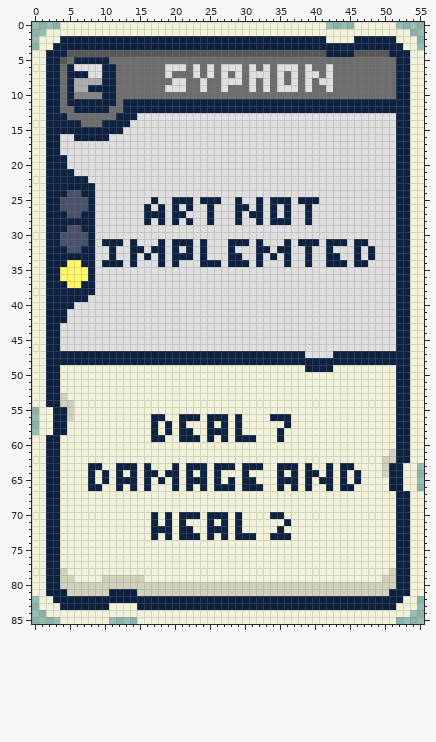
File history of a sprite sheet, Art/Cards/027 Syphon.png. The picture above is the old version.
The file is 56x86 pixels.
The result:
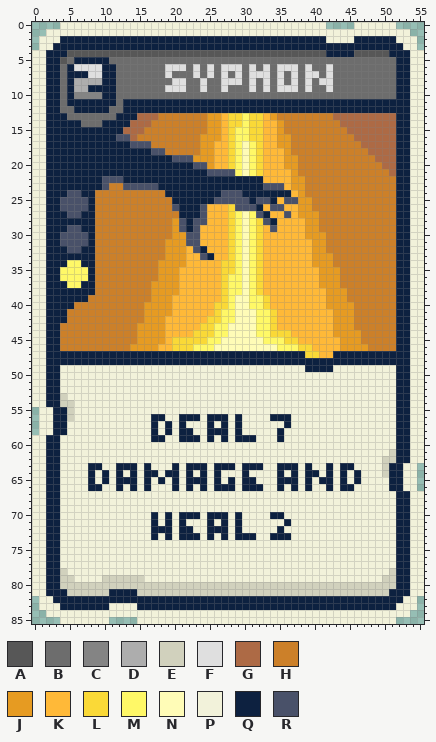
Palette (. is transparent): A #575757  B #6d6d6d  C #848484  D #adadad  E #d1d1bd  F #dfdfdf  G #ad6a45  H #cc8029  J #e69b22  K #ffb938  L #fad937  M #fff867  N #fffcb7  P #f2f2da  Q #0d2140  R #495169
From old to new:
@@ x 0..55 @@
 12 PPQQBBQQQQQBBQQQQQQQQQQQQQQQQQQQQQQQQQQQQQQQQQQQQQQQQQPP
-13 PPQQQBBBBBBBQQQFFFFFFFFFFFFFFFFFFFFFFFFFFFFFFFFFFFFFQQPP
-14 PPQQQQQBBBQQQQFFFFFFFFFFFFFFFFFFFFFFFFFFFFFFFFFFFFFFQQPP
-15 PPQQQQQQQQQQQFFFFFFFFFFFFFFFFFFFFFFFFFFFFFFFFFFFFFFFQQPP
-16 PPQQFFQQQQQFFFFFFFFFFFFFFFFFFFFFFFFFFFFFFFFFFFFFFFFFQQPP
-17 PPQQFFFFFFFFFFFFFFFFFFFFFFFFFFFFFFFFFFFFFFFFFFFFFFFFQQPP
-18 PPQQFFFFFFFFFFFFFFFFFFFFFFFFFFFFFFFFFFFFFFFFFFFFFFFFQQPP
-19 PPQQQFFFFFFFFFFFFFFFFFFFFFFFFFFFFFFFFFFFFFFFFFFFFFFFQQPP
-20 PPQQQFFFFFFFFFFFFFFFFFFFFFFFFFFFFFFFFFFFFFFFFFFFFFFFQQPP
-21 PPQQQQFFFFFFFFFFFFFFFFFFFFFFFFFFFFFFFFFFFFFFFFFFFFFFQQPP
-22 PPQQQQQQFFFFFFFFFFFFFFFFFFFFFFFFFFFFFFFFFFFFFFFFFFFFQQPP
-23 PPQQQQQQQFFFFFFFFFFFFFFFFFFFFFFFFFFFFFFFFFFFFFFFFFFFQQPP
-24 PPQQQRRQQFFFFFFFFFFFFFFFFFFFFFFFFFFFFFFFFFFFFFFFFFFFQQPP
-25 PPQQRRRRQFFFFFFFFQFFQQQFQQQFFQFFQFQQQFQQQFFFFFFFFFFFQQPP
-26 PPQQRRRRQFFFFFFFQFQFQFQFFQFFFQQFQFQFQFFQFFFFFFFFFFFFQQPP
-27 PPQQQRRQQFFFFFFFQQQFQQFFFQFFFQFQQFQFQFFQFFFFFFFFFFFFQQPP
-28 PPQQQQQQQFFFFFFFQFQFQFQFFQFFFQFFQFQQQFFQFFFFFFFFFFFFQQPP
-29 PPQQQRRQQFFFFFFFFFFFFFFFFFFFFFFFFFFFFFFFFFFFFFFFFFFFQQPP
-30 PPQQRRRRQFFFFFFFFFFFFFFFFFFFFFFFFFFFFFFFFFFFFFFFFFFFQQPP
-31 PPQQRRRRQFQQQFQFFFQFQQQFQFFFQQQFQFFFQFQQQFQQQFQQFFFFQQPP
-32 PPQQQRRQQFFQFFQQFQQFQFQFQFFFQFFFQQFQQFFQFFQFFFQFQFFFQQPP
-33 PPQQQQQQQFFQFFQFQFQFQQQFQFFFQQFFQFQFQFFQFFQQFFQFQFFFQQPP
-34 PPQQQMMQQFQQQFQFFFQFQFFFQQQFQQQFQFFFQFFQFFQQQFQQFFFFQQPP
-35 PPQQMMMMQFFFFFFFFFFFFFFFFFFFFFFFFFFFFFFFFFFFFFFFFFFFQQPP
-36 PPQQMMMMQFFFFFFFFFFFFFFFFFFFFFFFFFFFFFFFFFFFFFFFFFFFQQPP
-37 PPQQQMMQQFFFFFFFFFFFFFFFFFFFFFFFFFFFFFFFFFFFFFFFFFFFQQPP
-38 PPQQQQQQQFFFFFFFFFFFFFFFFFFFFFFFFFFFFFFFFFFFFFFFFFFFQQPP
-39 PPQQQQQQFFFFFFFFFFFFFFFFFFFFFFFFFFFFFFFFFFFFFFFFFFFFQQPP
-40 PPQQQQFFFFFFFFFFFFFFFFFFFFFFFFFFFFFFFFFFFFFFFFFFFFFFQQPP
-41 PPQQQFFFFFFFFFFFFFFFFFFFFFFFFFFFFFFFFFFFFFFFFFFFFFFFQQPP
-42 PPQQQFFFFFFFFFFFFFFFFFFFFFFFFFFFFFFFFFFFFFFFFFFFFFFFQQPP
-43 PPQQFFFFFFFFFFFFFFFFFFFFFFFFFFFFFFFFFFFFFFFFFFFFFFFFQQPP
-44 PPQQFFFFFFFFFFFFFFFFFFFFFFFFFFFFFFFFFFFFFFFFFFFFFFFFQQPP
-45 PPQQFFFFFFFFFFFFFFFFFFFFFFFFFFFFFFFFFFFFFFFFFFFFFFFFQQPP
-46 PPQQFFFFFFFFFFFFFFFFFFFFFFFFFFFFFFFFFFFFFFFFFFFFFFFFQQPP
-47 PPQQQQQQQQQQQQQQQQQQQQQQQQQQQQQQQQQQQQQFFFFQQQQQQQQQQQPP
+13 PPQQQBBBBBBBQQQGGGHHHHHHHJJKLLMLLKJHHHHHHHHGGGGGGGGGQQPP
+14 PPQQQQQBBBQQQQGGGHHHHHHHHJJKLLMLLKKJHHHHHHHHGGGGGGGGQQPP
+15 PPQQQQQQQQQQQGGGHHHHHHHHHJJKLMMLLKKJHHHHHHHHHGGGGGGGQQPP
+16 PPQQQQQQQQQQRRGHHHHHHHHHJJJKLMMLLKKJJHHHHHHHHHGGGGGGQQPP
+17 PPQQQQQQQQQQQQRRRHHHHHHHJJKKLMNMLKKJJHHHHHHHHHHGGGGGQQPP
+18 PPQQQQQQQQQQQQQQQRRHHHHHJJKKLMNMLKKKJHHHHHHHHHHHGGGGQQPP
+19 PPQQQQQQQQQQQQQQQQQQRRRJJJKKLMNMLKKKJJHHHHHHHHHHHGGGQQPP
+20 PPQQQQQQQQQQQQQQQQQQQQQRRJKKLMNMLKKKJJHHHHHHHHHHHHGGQQPP
+21 PPQQQQQQQQQQQQQQQQQQQQQQQRRRRMNMLKKKKJHHHHHHHHHHHHHGQQPP
+22 PPQQQQQQQQRRRQQQQQQQQQQQQQQQQQQQQKKKKJJHHHHHHHHHHHHHQQPP
+23 PPQQQQQQQQRHHRRRRRQQQQQQQQQQQQQQQRRRKJJHHHHHHHHHHHHHQQPP
+24 PPQQQRRQQHHHHHHHHHHQQQQQQQQRRRQQQQQQQKJHHHHHHHHHHHHHQQPP
+25 PPQQRRRRQHHHHHHHHHHHQQQQQQRRRRRQRRQKRRJJHHHHHHHHHHHHQQPP
+26 PPQQRRRRQHHHHHHHHHHHRQQQRKKKLRRRQKRRKKJJHHHHHHHHHHHHQQPP
+27 PPQQQRRQQHHHHHHHHHHHHQQQRKKKLMNMRQKKRKJJJHHHHHHHHHHHQQPP
+28 PPQQQQQQQHHHHHHHHHHHJRQRRKKKLMNMLRQKKKKJJHHHHHHHHHHHQQPP
+29 PPQQQRRQQHHHHHHHHHHHJRQRKKKKLMNMLKRKKKKJJHHHHHHHHHHHQQPP
+30 PPQQRRRRQHHHHHHHHHHHJJRRKKKKLMNMLKKKKKKJJJHHHHHHHHHHQQPP
+31 PPQQRRRRQHHHHHHHHHHJJJRRKKKKLMNMLKKKKKKKJJHHHHHHHHHHQQPP
+32 PPQQQRRQQHHHHHHHHHHJJJKRQKKKLMNMLKKKKKKKJJHHHHHHHHHHQQPP
+33 PPQQQQQQQHHHHHHHHHHJJJKKRQKKLMNMLKKKKKKKJJJHHHHHHHHHQQPP
+34 PPQQQMMQQHHHHHHHHHJJJJKKKKKLLMNMLKKKKKKKJJJHHHHHHHHHQQPP
+35 PPQQMMMMQHHHHHHHHHJJJKKKKKKLLMNMLKKKKKKKKJJJHHHHHHHHQQPP
+36 PPQQMMMMQHHHHHHHHHJJJKKKKKKLMMNMLKKKKKKKKJJJHHHHHHHHQQPP
+37 PPQQQMMQQHHHHHHHHJJJJKKKKKKLMMNMLKKKKKKKKJJJHHHHHHHHQQPP
+38 PPQQQQQQQHHHHHHHHJJJJKKKKKKLMMNMLKKKKKKKKKJJJHHHHHHHQQPP
+39 PPQQQQQQHHHHHHHHHJJJKKKKKKKLMNNMMLKKKKKKKKJJJHHHHHHHQQPP
+40 PPQQQQHHHHHHHHHHJJJJKKKKKKLLMNNMMLKKKKKKKKJJJJHHHHHHQQPP
+41 PPQQQHHHHHHHHHHHJJJJKKKKKKLMMNNNMMLKKKKKKKKJJJHHHHHHQQPP
+42 PPQQQHHHHHHHHHHHJJJKKKKKKLLMMNNNMMLKKKKKKKKJJJHHHHHHQQPP
+43 PPQQHHHHHHHHHHHJJJJKKKKKLLMMNNNNMMLKKKKKKKKJJJHHHHHHQQPP
+44 PPQQHHHHHHHHHHHJJJJKKKKLLLMMNNNNMMLLLKKKKKKJJJJHHHHHQQPP
+45 PPQQHHHHHHHHHHHJJJJKLLLLLMMNNNNNNMMMLLKKKKKKJJJHHHHHQQPP
+46 PPQQHHHHHHHHHHJJJJKKLLLMMMNNNNNNNNNMMMLLKKKKJJJJHHHHQQPP
+47 PPQQQQQQQQQQQQQQQQQQQQQQQQQQQQQQQQQQQQQLLKKQQQQQQQQQQQPP
 48 PPQQQQQQQQQQQQQQQQQQQQQQQQQQQQQQQQQQQQQQQQQQQQQQQQQQQQPP
Pixel boxes of the changes (left, top, right, bottom) in both pictures:
changed: (60, 113, 396, 358)
